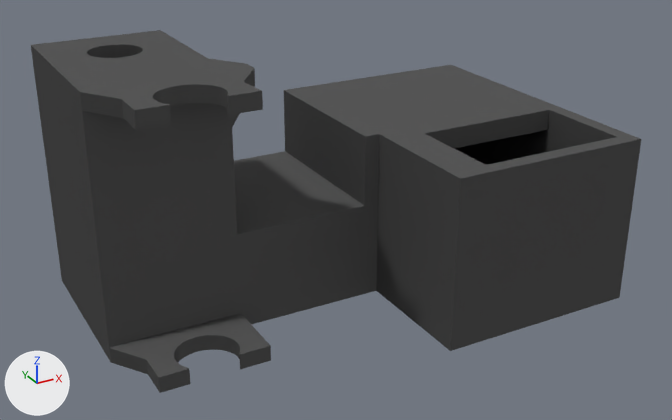
The Blender file case/body.blend: old version first, new version second.
Rendered twice from a 50 mm lens placed at (-0.049, -0.2308, 0.0544), pointed at (0.0553, -0.0412, -0.0403). The lights are fixed; the arrows at lower left show +X, +Y and +Z.

The scene before the commit, as lines of its bpy script (objects in view):
```python
me_cube = bpy.data.meshes.new('Cube')
me_cube.from_pydata(...)  # 1042 vertices, 1452 faces; spans x -0.006..0.12, y -0.078..0.002, z -0.065..0.0
me_cube.materials.append(mat_material)
ob_cube = bpy.data.objects.new('Cube', me_cube)
ob_cube.location = (0.0, 0.0, 0.0)
```
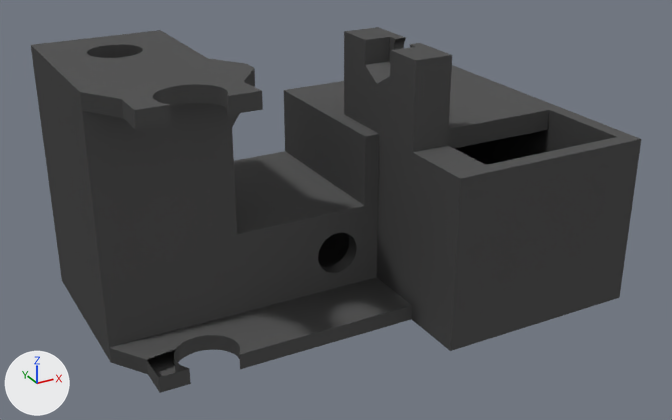
Commit message: add dc plug hole

Where the change shows, as pixel boxes (x1, y1, x2, y2) in the pictures (672 x 420 px):
'Cube', reshaped: before (31, 30, 641, 393); after (31, 27, 641, 393)
part 1 of me_cube, built on: before (159, 110, 616, 393); after (158, 27, 536, 393)

The edits, one by one:
me_cube is used by ob_cube; location (0.0, 0.0, 0.0).
me_cube had 1042 vertices, 1452 faces and spanned x -0.006..0.12, y -0.078..0.002, z -0.065..0.0.
me_cube now has 1284 vertices, 1775 faces and spans x -0.006..0.12, y -0.078..0.002, z -0.065..0.001.
me_cube part 1: 13 vertices removed from x 0.0071..0.12, y -0.0612..-0.04, z -0.065..-0.025; 259 vertices added at x 0.0072..0.0761, y -0.0612..-0.002, z -0.065..0.001.
